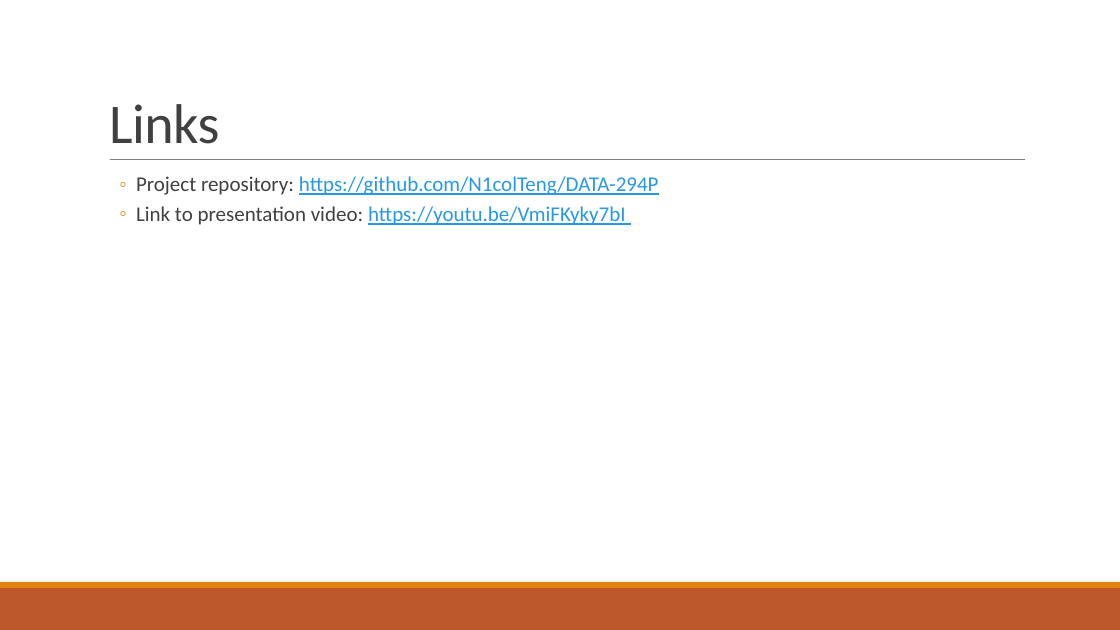
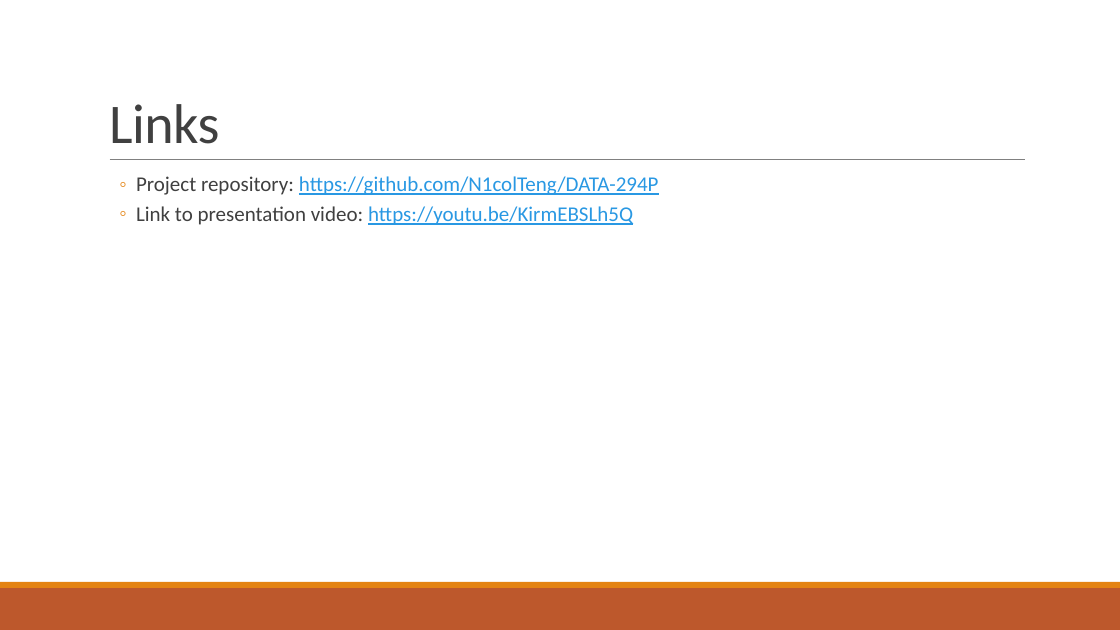
Before and after one commit to N1colTeng/DATA-294P, a slide deck: slide 32 of First draft presentation.pptx. Drawn at 1120x630 pixels with LibreOffice and Linux fonts; fonts in the diff are those of the drawing. Boxes give left, top, right and bottom in pixels: in the first picture for what was removed or moved away, otherwise in the second. Text is boxed around its words. In the diff, an @@ line names an element or a change of style, - is before the commit and + after.

```diff
--- a/First draft presentation.pptx
+++ b/First draft presentation.pptx
@@ text at [136, 206, 633, 225]: text changed @@
-  ◦ Link to presentation video: https://youtu.be/VmiFKyky7bI
+  ◦ Link to presentation video: https://youtu.be/KirmEBSLh5Q
```
Also in this commit, not shown: 1 other file.
